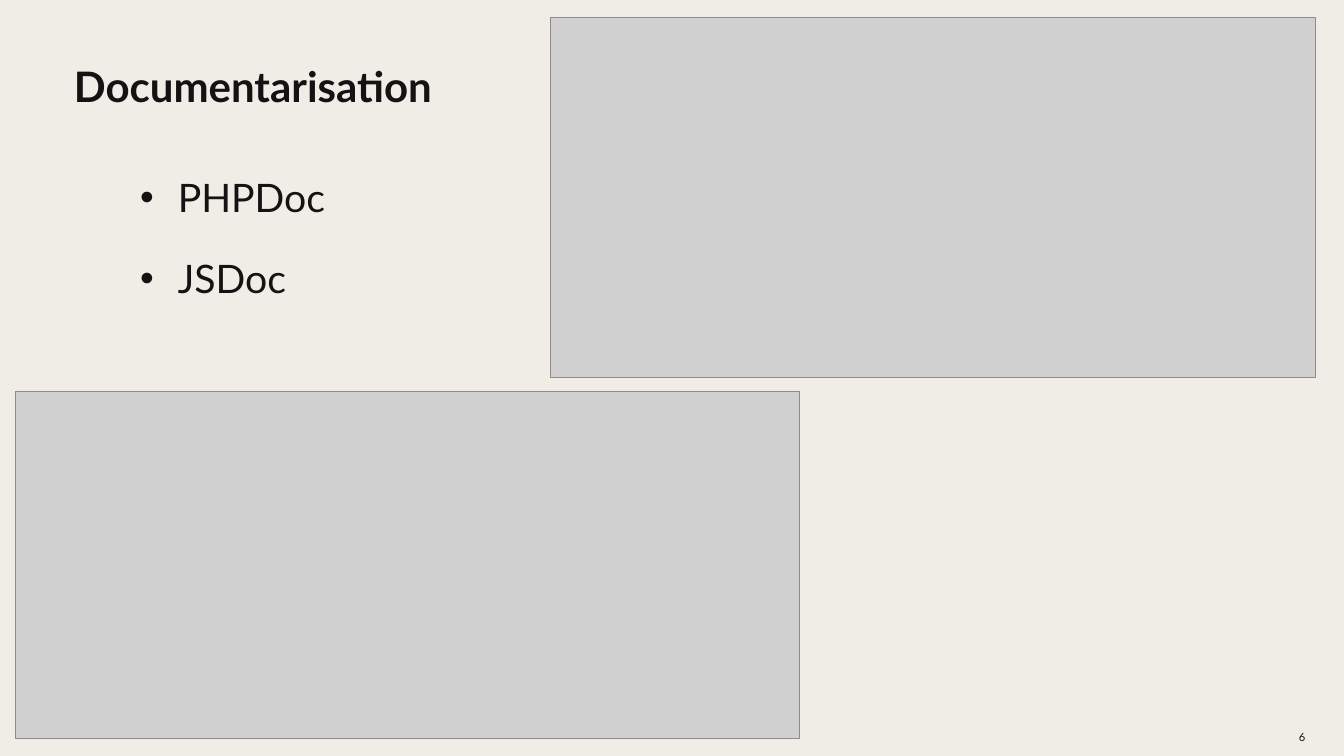
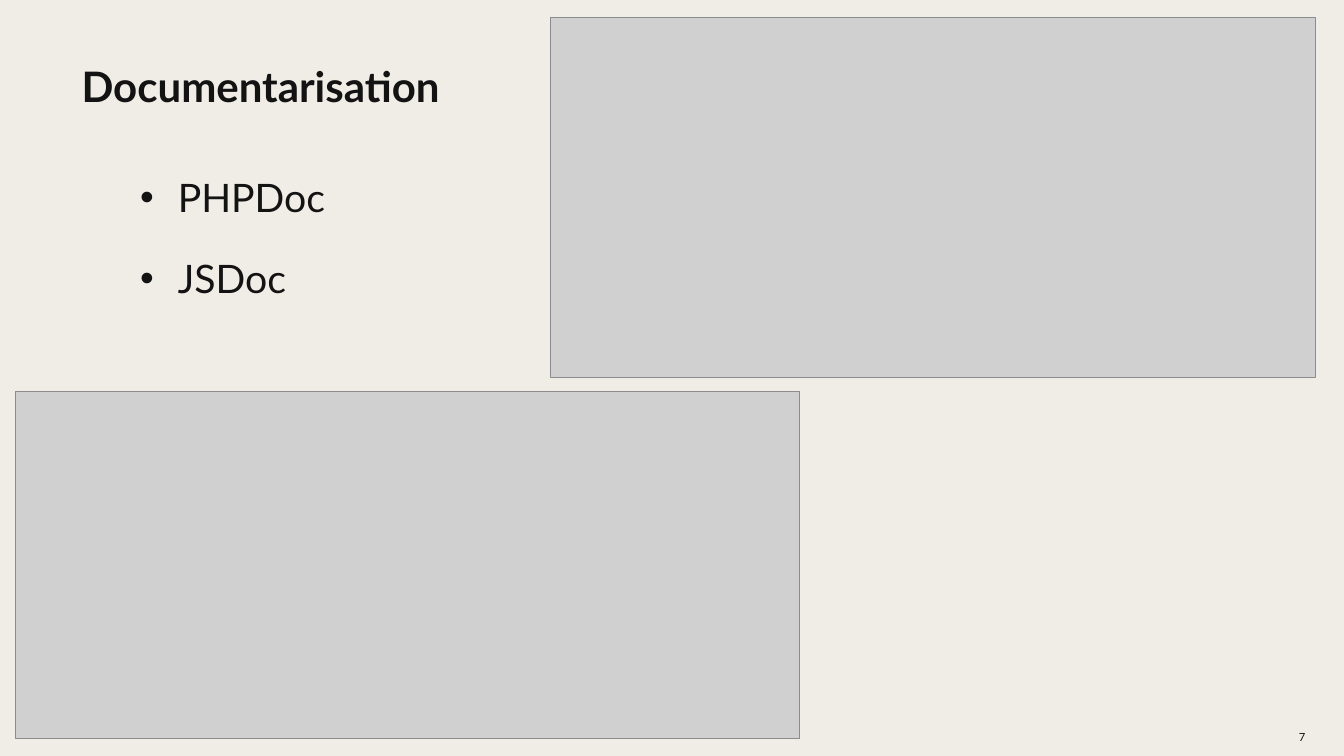
Before and after one commit to SashLamb/Trips-Roads, a slide deck: slide 7 of Documents/Presentation_S4.pptx (slide 6 before the commit). Drawn at 1344x756 pixels with LibreOffice and Linux fonts; fonts in the diff are those of the drawing; grey boxes stand for pictures; background and template pictures are left out. Boxes give left, top, right and bottom in pixels: in the first picture for what was removed or moved away, otherwise in the second. Text is boxed around its words. In the diff, an @@ line names an element or a change of style, - is before the commit and + after.

```diff
--- a/Documents/Presentation_S4.pptx
+++ b/Documents/Presentation_S4.pptx
@@ title "Documentarisation": place and size @@
-title "Documentarisation" at <box>74,71,432,103</box>
+title "Documentarisation" at <box>82,70,440,103</box>
@@ page number at <box>1299,733,1305,741</box>: text changed @@
-6
+7
```
Also in this commit, not shown: 9 other slides changed.
